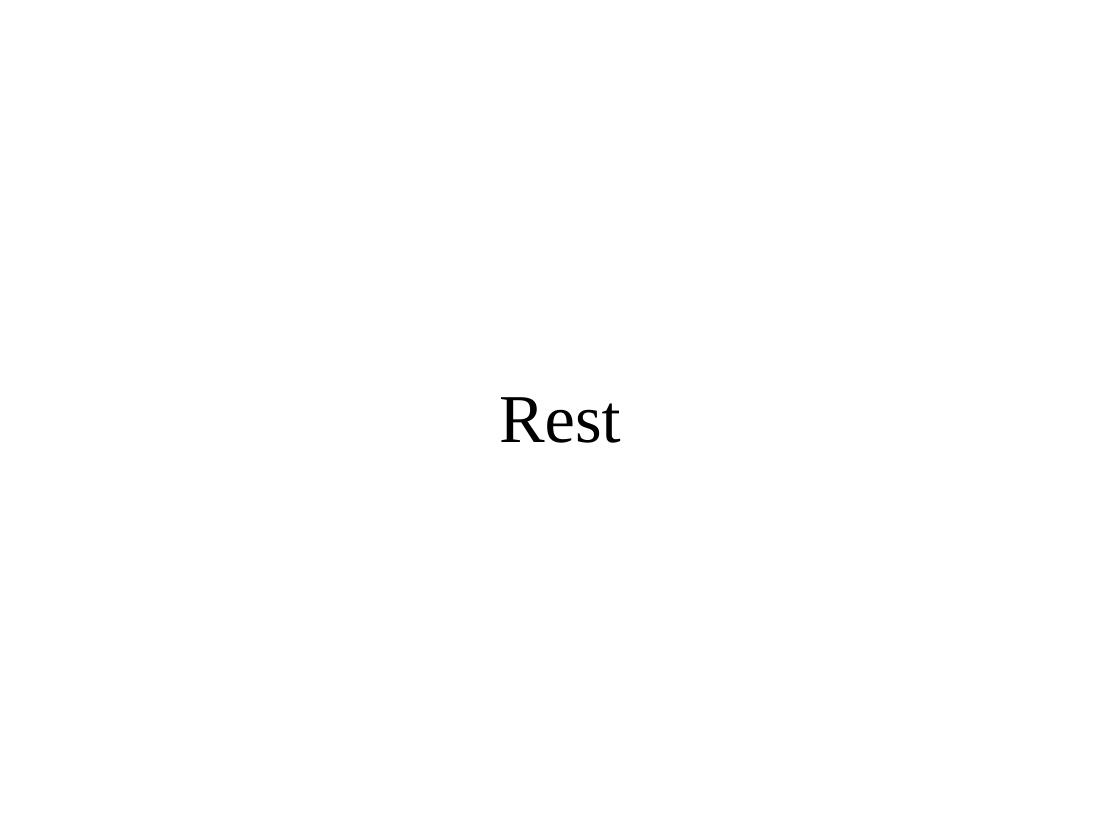
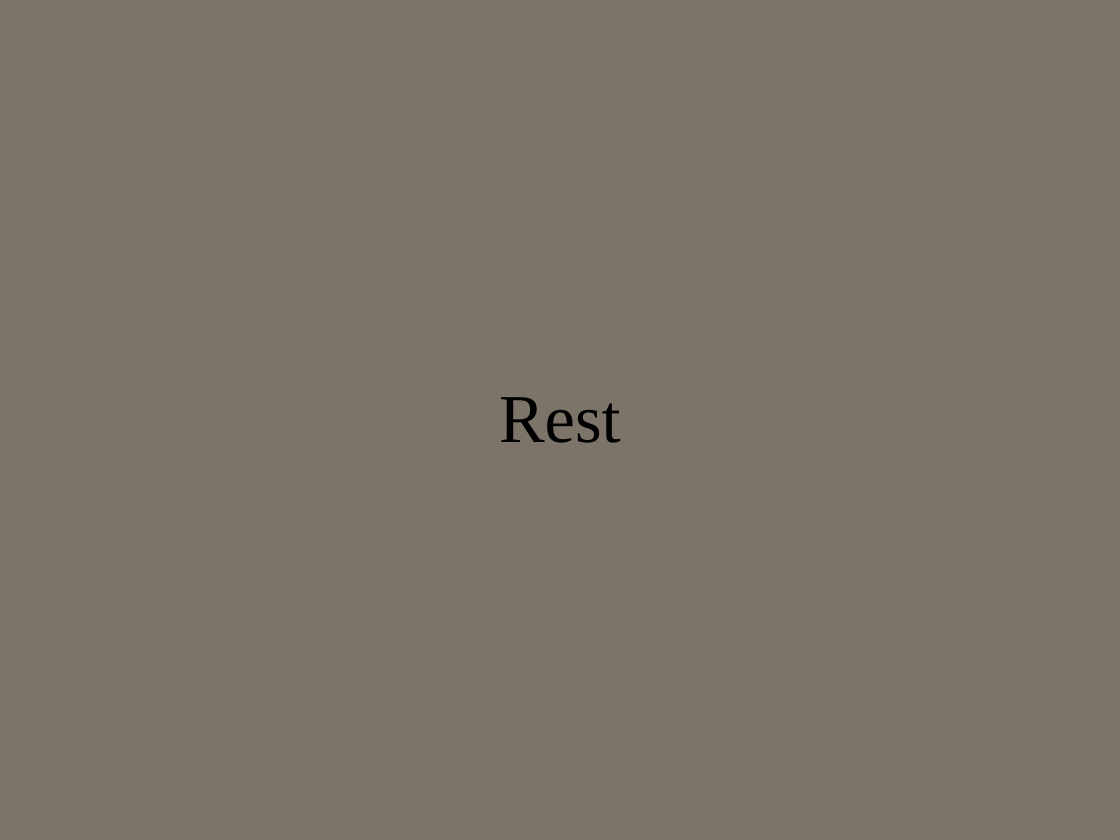
Before and after one commit to Yuxuan-Dai-psycho/NaturalVisionProject, a slide deck: slide 8 of HACS/instruction/instruction.pptx. Drawn at 1120x840 pixels with LibreOffice and Linux fonts; fonts in the diff are those of the drawing. Boxes give left, top, right and bottom in pixels: in the first picture for what was removed or moved away, otherwise in the second. Text is boxed around its words. In the diff, an @@ line names an element or a change of style, - is before the commit and + after.

```diff
--- a/HACS/instruction/instruction.pptx
+++ b/HACS/instruction/instruction.pptx
@@ background #FFFFFF to #7C7468 @@
```
Also in this commit, not shown: 7 other slides changed, 8 other files.
